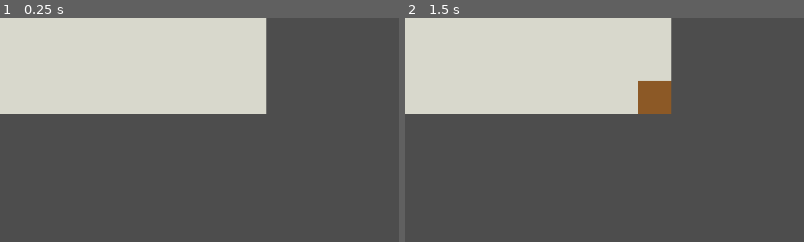
Above: before the commit, frames 1-2 (left to right).
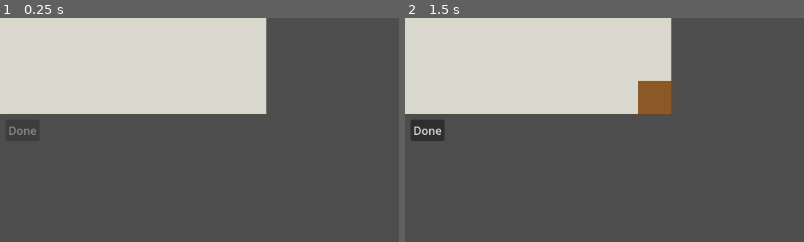
Above: after the commit, the same moments.

Repository: disun001/daschund-game
Game: Godot game, scene res://scenes/game_board.tscn
Same seed, same stepped clock (60 frames per second), same inputs: the game is played once before the commit and once after it.
Inputs (mouse positions are % of the whole screen's width and height, from its top left):
- Up to frame 1 (0.25 s): no input
- Up to frame 2 (1.5 s): tap Enter at 0.5 s; move the mouse to (72, 45) at 0.52 s; hold Shift 0.53-1.25 s; click (72, 45) at 0.67 s; tap Space at 1.25 s; drag from (30, 55) to (45, 70) at 1.27 s
The pictures show only the part of the screen within x 0-50%, y 38-88%; the shares and areas given below are measured in that part.

The runs differ from the first frame. In frame 1, 0.1% of the frame differs, in the area x 2-10%, y 48-53%; in frame 2, 0.7%, in the area x 1-10%, y 45-55%.

Commit message:
Switch Dog to free-form Body editing: remove any cell, block Done when split
Supersedes truncate-back removal and Tail-closure (ADR 0002). Placement is
only allowed next to an End; Done requires a Connected Dog. Adds split
warning and Done button.

Co-Authored-By: Claude Sonnet 5 <noreply@anthropic.com>

Diff:
--- a/scripts/board_state.gd
+++ b/scripts/board_state.gd
@@ -3,7 +3,7 @@
 
 enum Cell { EMPTY, BODY, WATER, APPLE, CHERRY, BEE }
 
-enum Action { PLACE, EXTEND, TRUNCATE, INVALID }
+enum Action { PLACE, EXTEND, REMOVE, INVALID }
 
 var width: int
 var height: int
@@ -11,7 +11,6 @@
 var length_used: int = 0
 
 var _cells: Array
-var _body_path: Array[Vector2i] = []
 
 func _init(p_width: int, p_height: int, p_length_cap: int, initial_cells: Array = []) -> void:
 	width = p_width
@@ -41,64 +40,88 @@
 	return pos.x >= 0 and pos.x < width and pos.y >= 0 and pos.y < height
 
 func has_dog() -> bool:
-	return not _body_path.is_empty()
+	return length_used > 0
 
-func head() -> Vector2i:
-	return _body_path[-1]
-
-func tail() -> Vector2i:
-	return _body_path[0]
-
-func body_path() -> Array[Vector2i]:
-	return _body_path.duplicate()
+func body_cells() -> Array[Vector2i]:
+	var out: Array[Vector2i] = []
+	for y in range(height):
+		for x in range(width):
+			if _cells[y][x] == Cell.BODY:
+				out.append(Vector2i(x, y))
+	return out
 
 func _is_adjacent(a: Vector2i, b: Vector2i) -> bool:
 	var dx: int = abs(a.x - b.x)
 	var dy: int = abs(a.y - b.y)
 	return dx <= 1 and dy <= 1 and dx + dy > 0
 
-func _index_in_body(pos: Vector2i) -> int:
-	for i in range(_body_path.size()):
-		if _body_path[i] == pos:
-			return i
-	return -1
+func _body_neighbors(pos: Vector2i) -> Array[Vector2i]:
+	var out: Array[Vector2i] = []
+	for dy in range(-1, 2):
+		for dx in range(-1, 2):
+			if dx == 0 and dy == 0:
+				continue
+			var n := Vector2i(pos.x + dx, pos.y + dy)
+			if is_in_bounds(n) and get_cell(n) == Cell.BODY:
+				out.append(n)
+	return out
+
+## An End is a Body Cell with at most one adjacent Body Cell.
+func is_end(pos: Vector2i) -> bool:
+	return is_in_bounds(pos) and get_cell(pos) == Cell.BODY and _body_neighbors(pos).size() <= 1
+
+func _touches_end(pos: Vector2i) -> bool:
+	for n in _body_neighbors(pos):
+		if is_end(n):
+			return true
+	return false
+
+## True when the Body forms exactly one Segment (8-directional adjacency).
+## An empty Dog is not connected.
+func is_dog_connected() -> bool:
+	var cells := body_cells()
+	if cells.is_empty():
+		return false
+	var seen := {cells[0]: true}
+	var stack: Array[Vector2i] = [cells[0]]
+	while not stack.is_empty():
+		var cur: Vector2i = stack.pop_back()
+		for n in _body_neighbors(cur):
+			if not seen.has(n):
+				seen[n] = true
+				stack.append(n)
+	return seen.size() == cells.size()
+
+## Done is only allowed for a Connected Dog.
+func can_submit() -> bool:
+	return is_dog_connected()
 
 ## Resolves a tap on the given cell against the current board state, applying
-## the single move it represents (place / extend / truncate) or rejecting it
+## the single move it represents (place / extend / remove) or rejecting it
 ## as a no-op. Returns the Action taken.
 func resolve_tap(pos: Vector2i) -> Action:
 	if not is_in_bounds(pos):
 		return Action.INVALID
 
-	if not has_dog():
-		if get_cell(pos) == Cell.EMPTY:
-			_place(pos)
-			return Action.PLACE
+	var cell := get_cell(pos)
+	if cell == Cell.BODY:
+		_set_cell(pos, Cell.EMPTY)
+		length_used -= 1
+		return Action.REMOVE
+
+	if cell != Cell.EMPTY or length_used >= length_cap:
 		return Action.INVALID
 
-	var body_index := _index_in_body(pos)
-	if body_index != -1:
-		_truncate_to(body_index)
-		return Action.TRUNCATE
+	if not has_dog():
+		_add_body(pos)
+		return Action.PLACE
 
-	if get_cell(pos) == Cell.EMPTY and _is_adjacent(pos, head()) and length_used < length_cap:
-		_extend(pos)
+	if _touches_end(pos):
+		_add_body(pos)
 		return Action.EXTEND
 
 	return Action.INVALID
 
-func _place(pos: Vector2i) -> void:
-	_body_path = [pos]
-	_set_cell(pos, Cell.BODY)
-	length_used = 1
-
-func _extend(pos: Vector2i) -> void:
-	_body_path.append(pos)
+func _add_body(pos: Vector2i) -> void:
 	_set_cell(pos, Cell.BODY)
 	length_used += 1
-
-func _truncate_to(index: int) -> void:
-	for i in range(index + 1, _body_path.size()):
-		_set_cell(_body_path[i], Cell.EMPTY)
-	_body_path = _body_path.slice(0, index + 1)
-	length_used = _body_path.size()
--- a/scripts/game_board.gd
+++ b/scripts/game_board.gd
@@ -13,13 +13,34 @@
 @onready var input_controller: InputController = $InputController
 
 var board: BoardState
+var split_warning: Label
+var done_button: Button
 
 func _ready() -> void:
 	board = BoardState.new(board_width, board_height, dog_length_cap)
 	input_controller.cell_pixel_size = board_view.cell_size()
 	input_controller.set_board(board)
 	input_controller.board_changed.connect(_on_board_changed)
-	board_view.sync_from_board(board)
+	_build_hud()
+	_refresh()
+
+func _build_hud() -> void:
+	var layer := CanvasLayer.new()
+	add_child(layer)
+	var box := VBoxContainer.new()
+	box.position = Vector2(8, board_height * board_view.cell_size() + 8)
+	layer.add_child(box)
+	split_warning = Label.new()
+	split_warning.text = "Dog is split"
+	box.add_child(split_warning)
+	done_button = Button.new()
+	done_button.text = "Done"
+	box.add_child(done_button)
 
 func _on_board_changed() -> void:
+	_refresh()
+
+func _refresh() -> void:
 	board_view.sync_from_board(board)
+	split_warning.visible = board.has_dog() and not board.is_dog_connected()
+	done_button.disabled = not board.can_submit()
--- a/tests/test_board_state.gd
+++ b/tests/test_board_state.gd
@@ -6,13 +6,11 @@
 func _empty_board(w: int, h: int, cap: int) -> BoardState:
 	return BoardState.new(w, h, cap)
 
-func test_first_tap_on_empty_board_places_head_and_tail() -> void:
+func test_first_tap_on_empty_board_places_first_body_cell() -> void:
 	var board := _empty_board(5, 5, 10)
 	var action := board.resolve_tap(Vector2i(2, 2))
 
 	assert_eq(action, Action.PLACE)
-	assert_eq(board.head(), Vector2i(2, 2))
-	assert_eq(board.tail(), Vector2i(2, 2))
 	assert_eq(board.length_used, 1)
 	assert_eq(board.get_cell(Vector2i(2, 2)), Cell.BODY)
 
@@ -23,8 +21,6 @@
 	var action := board.resolve_tap(Vector2i(3, 2))
 
 	assert_eq(action, Action.EXTEND)
-	assert_eq(board.head(), Vector2i(3, 2))
-	assert_eq(board.tail(), Vector2i(2, 2))
 	assert_eq(board.length_used, 2)
 	assert_eq(board.get_cell(Vector2i(3, 2)), Cell.BODY)
 
@@ -35,7 +31,6 @@
 	var action := board.resolve_tap(Vector2i(3, 3))
 
 	assert_eq(action, Action.EXTEND)
-	assert_eq(board.head(), Vector2i(3, 3))
 	assert_eq(board.length_used, 2)
 
 func test_tap_on_nonadjacent_empty_cell_is_noop() -> void:
@@ -45,7 +40,6 @@
 	var action := board.resolve_tap(Vector2i(4, 4))
 
 	assert_eq(action, Action.INVALID)
-	assert_eq(board.head(), Vector2i(0, 0))
 	assert_eq(board.length_used, 1)
 	assert_eq(board.get_cell(Vector2i(4, 4)), Cell.EMPTY)
 
@@ -95,49 +89,86 @@
 
 	assert_eq(action, Action.INVALID)
 	assert_eq(board.length_used, 2)
-	assert_eq(board.head(), Vector2i(1, 0))
 	assert_eq(board.get_cell(Vector2i(2, 0)), Cell.EMPTY)
 
-func test_tap_on_own_body_cell_truncates_and_refunds_length() -> void:
+func test_tap_on_middle_body_cell_removes_only_that_cell_and_refunds_length() -> void:
+	var board := _empty_board(5, 5, 10)
+	for x in range(4):
+		board.resolve_tap(Vector2i(x, 0))
+
+	var action := board.resolve_tap(Vector2i(1, 0))
+
+	assert_eq(action, Action.REMOVE)
+	assert_eq(board.length_used, 3)
+	assert_eq(board.get_cell(Vector2i(1, 0)), Cell.EMPTY)
+	assert_eq(board.get_cell(Vector2i(0, 0)), Cell.BODY)
+	assert_eq(board.get_cell(Vector2i(2, 0)), Cell.BODY)
+	assert_eq(board.get_cell(Vector2i(3, 0)), Cell.BODY)
+
+func test_removing_middle_cell_splits_dog_and_blocks_submit() -> void:
+	var board := _empty_board(5, 5, 10)
+	for x in range(4):
+		board.resolve_tap(Vector2i(x, 0))
+	assert_true(board.can_submit())
+
+	board.resolve_tap(Vector2i(1, 0))
+
+	assert_false(board.is_dog_connected())
+	assert_false(board.can_submit())
+
+func test_diagonal_neighbours_keep_dog_connected_after_corner_removal() -> void:
 	var board := _empty_board(5, 5, 10)
 	board.resolve_tap(Vector2i(0, 0))
 	board.resolve_tap(Vector2i(1, 0))
-	board.resolve_tap(Vector2i(2, 0))
-	board.resolve_tap(Vector2i(3, 0))
+	board.resolve_tap(Vector2i(1, 1))
+
+	board.resolve_tap(Vector2i(1, 0))
+
+	assert_true(board.can_submit())
+
+func test_can_reconnect_split_dog_by_replacing_removed_cell() -> void:
+	var board := _empty_board(5, 5, 10)
+	for x in range(3):
+		board.resolve_tap(Vector2i(x, 0))
+	board.resolve_tap(Vector2i(1, 0))
 
 	var action := board.resolve_tap(Vector2i(1, 0))
 
-	assert_eq(action, Action.TRUNCATE)
-	assert_eq(board.head(), Vector2i(1, 0))
-	assert_eq(board.tail(), Vector2i(0, 0))
-	assert_eq(board.length_used, 2)
-	assert_eq(board.get_cell(Vector2i(2, 0)), Cell.EMPTY)
-	assert_eq(board.get_cell(Vector2i(3, 0)), Cell.EMPTY)
-	assert_eq(board.get_cell(Vector2i(1, 0)), Cell.BODY)
+	assert_eq(action, Action.EXTEND)
+	assert_true(board.can_submit())
 
-func test_truncate_to_tail_leaves_dog_length_one() -> void:
+func test_removing_all_cells_allows_placing_anywhere_again() -> void:
 	var board := _empty_board(5, 5, 10)
 	board.resolve_tap(Vector2i(0, 0))
-	board.resolve_tap(Vector2i(1, 0))
-	board.resolve_tap(Vector2i(2, 0))
-
 	board.resolve_tap(Vector2i(0, 0))
 
-	assert_eq(board.head(), Vector2i(0, 0))
-	assert_eq(board.tail(), Vector2i(0, 0))
-	assert_eq(board.length_used, 1)
+	assert_false(board.has_dog())
+	assert_eq(board.resolve_tap(Vector2i(4, 4)), Action.PLACE)
 
-func test_truncated_length_can_be_reextended() -> void:
+func test_cannot_extend_from_middle_cell() -> void:
+	var board := _empty_board(7, 5, 10)
+	for x in range(5):
+		board.resolve_tap(Vector2i(x, 0))
+
+	assert_eq(board.resolve_tap(Vector2i(2, 1)), Action.INVALID)
+	assert_eq(board.resolve_tap(Vector2i(5, 0)), Action.EXTEND)
+
+func test_ring_has_no_ends_and_cannot_grow() -> void:
+	var board := _empty_board(5, 5, 10)
+	for pos in [Vector2i(0, 0), Vector2i(1, 0), Vector2i(1, 1), Vector2i(0, 1)]:
+		board.resolve_tap(pos)
+
+	assert_false(board.is_end(Vector2i(0, 0)))
+	assert_eq(board.resolve_tap(Vector2i(2, 0)), Action.INVALID)
+
+func test_removal_frees_length_under_cap() -> void:
 	var board := _empty_board(5, 5, 3)
-	board.resolve_tap(Vector2i(0, 0))
-	board.resolve_tap(Vector2i(1, 0))
-	board.resolve_tap(Vector2i(2, 0))
+	for x in range(3):
+		board.resolve_tap(Vector2i(x, 0))
 	board.resolve_tap(Vector2i(0, 0))
 
-	var action := board.resolve_tap(Vector2i(0, 1))
-
-	assert_eq(action, Action.EXTEND)
-	assert_eq(board.length_used, 2)
+	assert_eq(board.resolve_tap(Vector2i(3, 0)), Action.EXTEND)
+	assert_eq(board.length_used, 3)
 
 func test_out_of_bounds_tap_is_noop() -> void:
 	var board := _empty_board(3, 3, 10)
--- a/tests/test_game_board_integration.gd
+++ b/tests/test_game_board_integration.gd
@@ -21,15 +21,16 @@
 	_click_at(board_node.input_controller, Vector2(3 * cell_px + 4, 3 * cell_px + 4))
 	_click_at(board_node.input_controller, Vector2(4 * cell_px + 4, 4 * cell_px + 4))
 
-	assert_eq(board_node.board.head(), Vector2i(4, 4), "head after two extends")
+	assert_eq(board_node.board.get_cell(Vector2i(4, 4)), Cell.BODY, "third cell placed")
 	assert_eq(board_node.board.length_used, 3)
 
-	# Tap the SECOND cell placed (3,3) -> should truncate to it, dropping (4,4).
+	# Tap the middle cell (3,3) -> removes only that cell; the Dog splits.
 	_click_at(board_node.input_controller, Vector2(3 * cell_px + 4, 3 * cell_px + 4))
 
-	assert_eq(board_node.board.head(), Vector2i(3, 3), "truncating the middle cell should move head there")
 	assert_eq(board_node.board.length_used, 2)
-	assert_eq(board_node.board.get_cell(Vector2i(4, 4)), Cell.EMPTY, "the dropped cell should render empty")
+	assert_eq(board_node.board.get_cell(Vector2i(3, 3)), Cell.EMPTY, "the tapped cell should render empty")
+	assert_eq(board_node.board.get_cell(Vector2i(4, 4)), Cell.BODY, "cells past it are kept")
+	assert_false(board_node.board.can_submit(), "split Dog cannot be submitted")
 
 func test_input_controller_adopts_board_view_cell_size() -> void:
 	var scene: PackedScene = load("res://scenes/game_board.tscn")
--- a/tests/test_input_controller.gd
+++ b/tests/test_input_controller.gd
@@ -9,7 +9,7 @@
 
 	controller.handle_tap_at_local_position(Vector2(40, 24))
 
-	assert_eq(board.head(), Vector2i(2, 1))
+	assert_eq(board.get_cell(Vector2i(2, 1)), BoardState.Cell.BODY)
 	assert_eq(board.length_used, 1)
 
 func test_invalid_tap_does_not_emit_board_changed() -> void:
Not shown, changed: CONTEXT.md
Not shown, changed: docs/adr/0001-grid-based-tap-input-and-anchored-enclosure.md
Not shown, added: docs/adr/0002-free-form-body-editing.md
